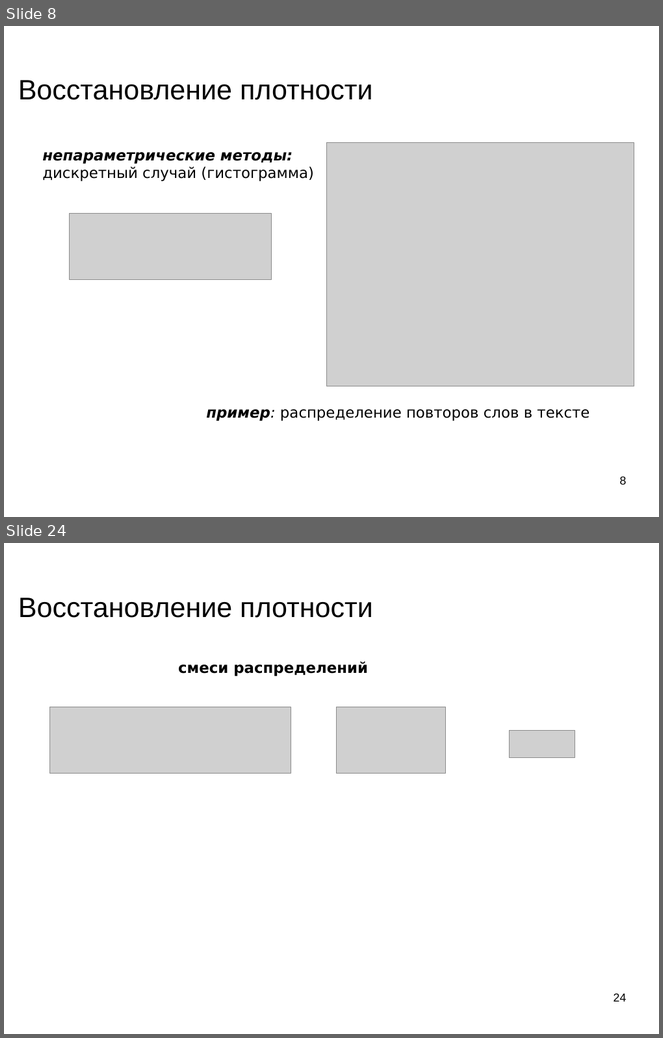
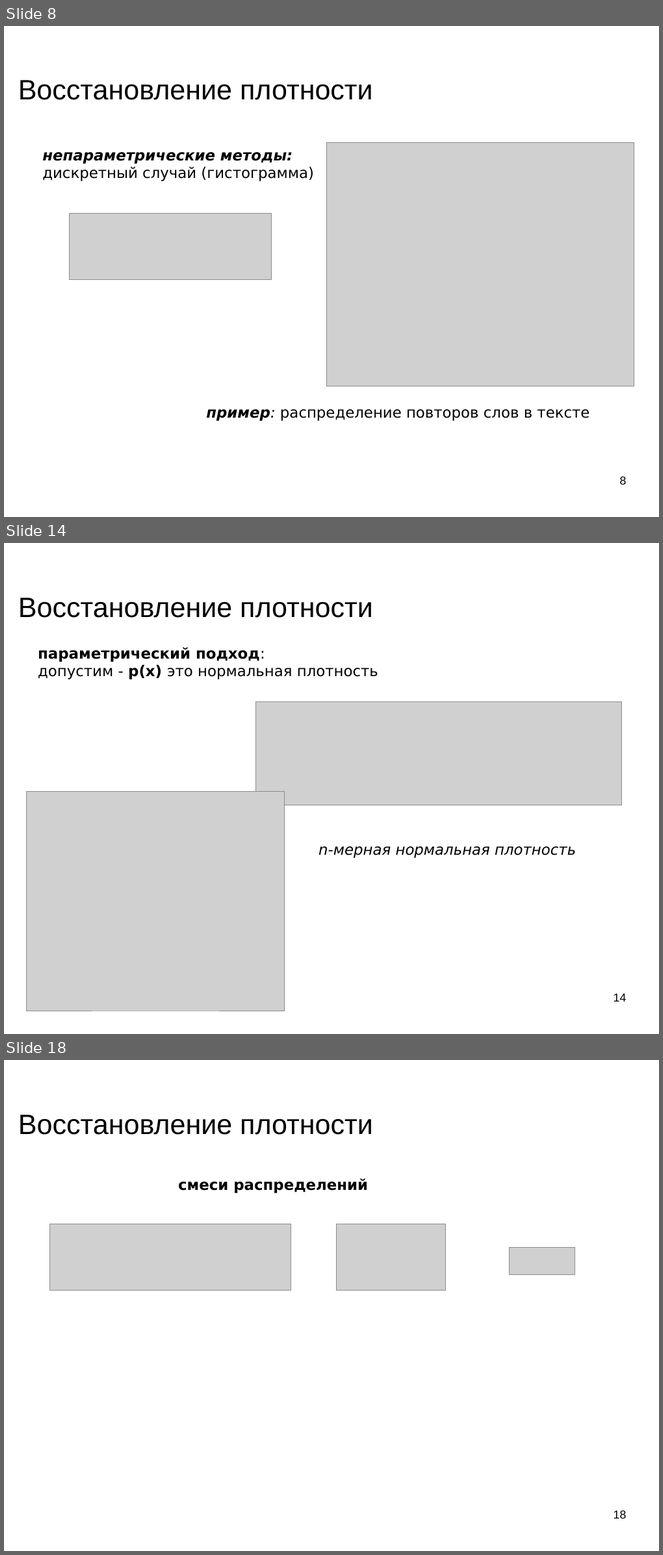
Before and after one commit to mechanoid5/ml_lectorium_legacy, a slide deck: 05-em.odp. Shown one above the other, each under a label of ours: slides 8 and 24 before the commit, slides 8, 14 and 18 after it; the slides between them are not shown. The pictures are 663x1038 and 663x1555 pixels, drawn with LibreOffice and Linux fonts; fonts in the diff are those of the drawing; grey boxes stand for pictures; background and template pictures are left out. Boxes give left, top, right and bottom in pixels: in the first picture for what was removed or moved away, otherwise in the second. Text is boxed around its words. In the diff, an @@ line names an element or a change of style, - is before the commit and + after.

```diff
--- a/05-em.odp
+++ b/05-em.odp
@@ slide 14 added at bbox=[4, 543, 659, 1034], background picture (left out) @@
@@ title added at bbox=[18, 598, 373, 618], 33.9 pt, text #000000 @@
+Восстановление плотности
@@ text added at bbox=[38, 647, 378, 679], 18 pt, text #000000 @@
+параметрический подход:
+допустим - p(x) это нормальная плотность
@@ picture added at bbox=[256, 702, 622, 805] @@
@@ picture added at bbox=[27, 791, 285, 1011] @@
@@ text added at bbox=[319, 847, 576, 858], 18 pt, text #000000, italic @@
+n-мерная нормальная плотность
@@ page number added at bbox=[614, 993, 627, 1002], 14 pt, text #000000 @@
+14
@@ what was slide 24 is now slide 18 @@
@@ page number at bbox=[614, 1510, 627, 1519]: text changed @@
-24
+18
```
Also in this commit, not shown: 8 slides changed, 7 slides removed, 2 other files.
